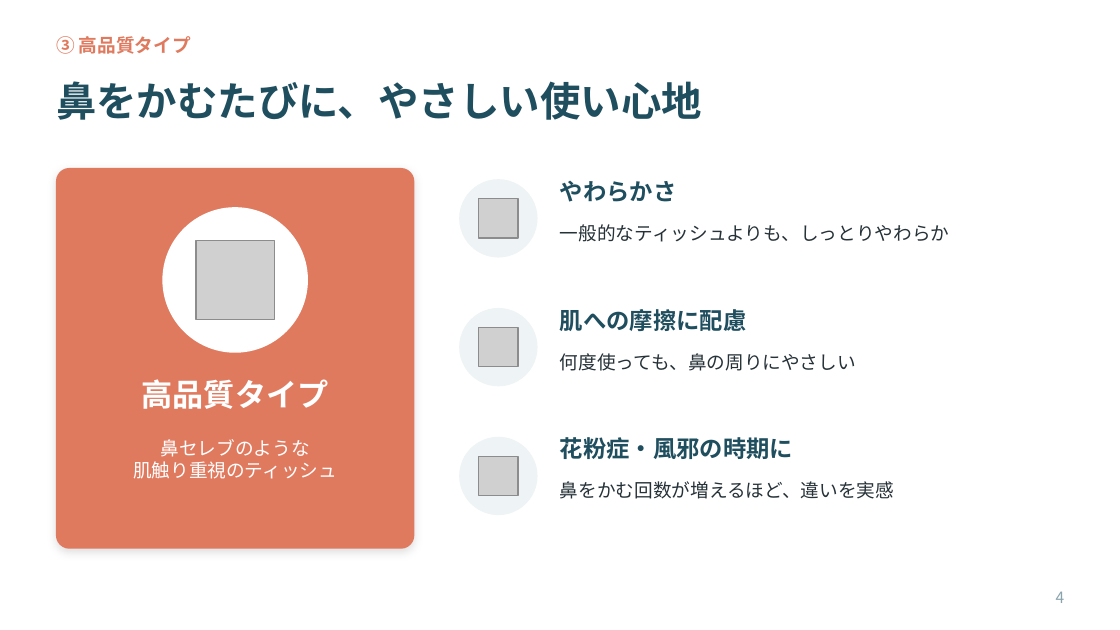
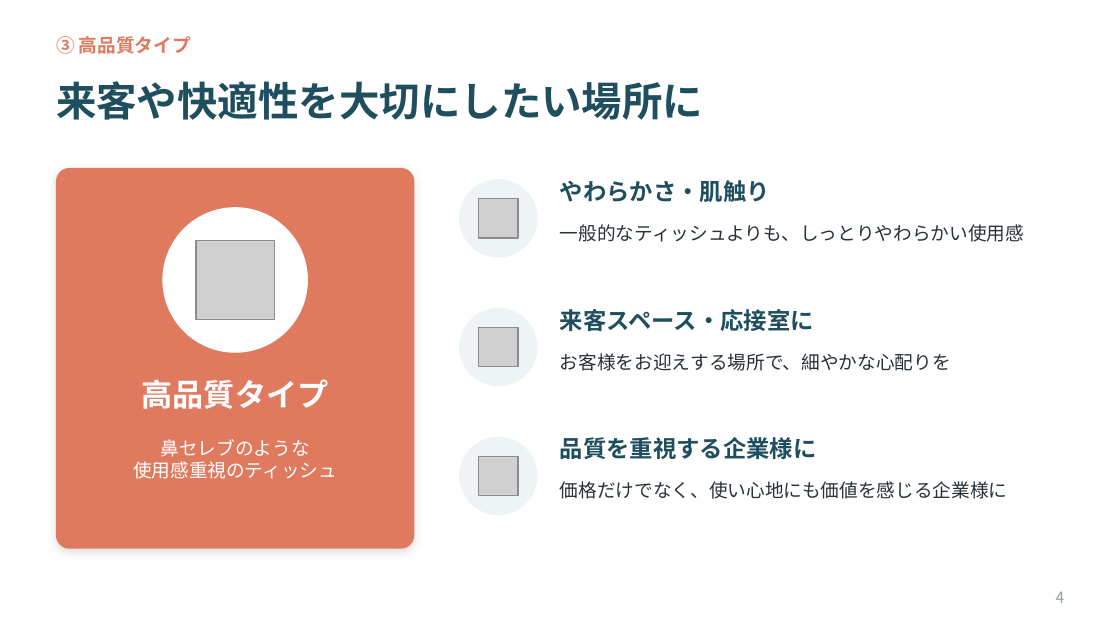
Before and after one commit to ha19870907-a11y/turbo-disco, a slide deck: slide 4 of tissue_sales_roleplay.pptx. Drawn at 1120x630 pixels with LibreOffice and Linux fonts; fonts in the diff are those of the drawing; grey boxes stand for pictures. Boxes give left, top, right and bottom in pixels: in the first picture for what was removed or moved away, otherwise in the second. Text is boxed around its words. In the diff, an @@ line names an element or a change of style, - is before the commit and + after.

```diff
--- a/tissue_sales_roleplay.pptx
+++ b/tissue_sales_roleplay.pptx
@@ title at <box>56,81,703,120</box>: text changed @@
-鼻をかむたびに、やさしい使い心地
+来客や快適性を大切にしたい場所に
@@ text at <box>560,180,770,202</box>: text changed @@
-やわらかさ
+やわらかさ・肌触り
@@ text at <box>560,224,1024,242</box>: text changed @@
-一般的なティッシュよりも、しっとりやわらか
+一般的なティッシュよりも、しっとりやわらかい使用感
@@ text at <box>560,309,814,331</box>: text changed @@
-肌への摩擦に配慮
+来客スペース・応接室に
@@ text at <box>560,353,951,371</box>: text changed @@
-何度使っても、鼻の周りにやさしい
+お客様をお迎えする場所で、細やかな心配りを
@@ text at <box>560,437,817,459</box>: text changed @@
-花粉症・風邪の時期に
+品質を重視する企業様に
@@ text at <box>133,461,337,479</box>: text changed @@
-肌触り重視のティッシュ
+使用感重視のティッシュ
@@ text at <box>560,481,1007,499</box>: text changed @@
-鼻をかむ回数が増えるほど、違いを実感
+価格だけでなく、使い心地にも価値を感じる企業様に
```
Also in this commit, not shown: 4 other slides changed, 2 slides added, 2 slides removed.
